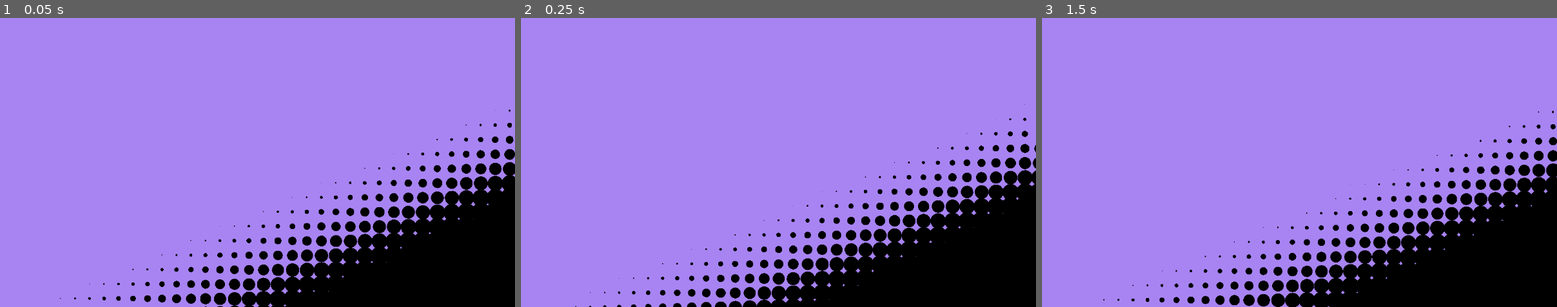
Above: before the commit, frames 1-3 (left to right).
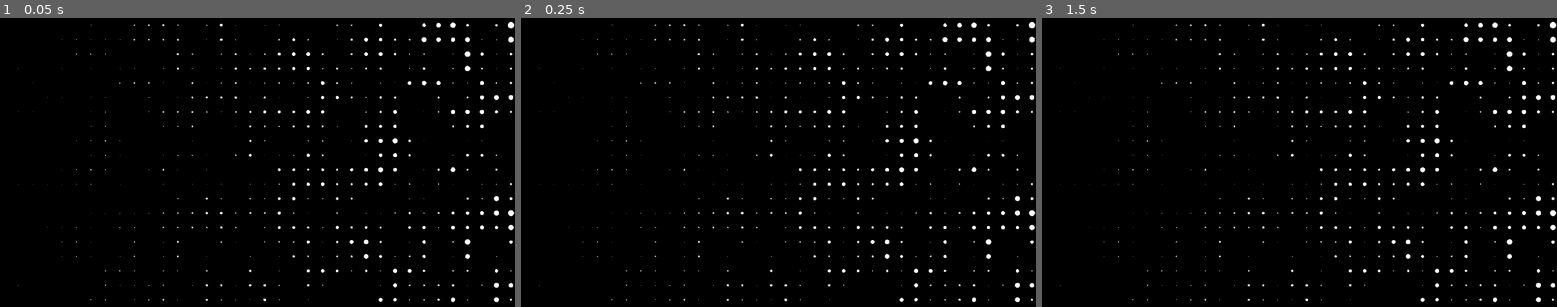
Above: after the commit, the same moments.

Repository: Neo-Ciber94/gdshaders_patterns
Game: Godot game, scene res://background.tscn
Same seed, same stepped clock (60 frames per second), same inputs: the game is played once before the commit and once after it.
Inputs (mouse positions are in pixels of both pictures, inside the frame that each line leads up to):
- Up to frame 1 (0.05 s): no input
- Up to frame 2 (0.25 s): no input
- Up to frame 3 (1.5 s): move the mouse to (1412, 148) at 0.52 s; move the mouse to (1196, 176) at 1.27 s

The runs differ from the first frame. In frame 1, 84% of the frame differs, in the area x 0-100%, y 0-100%; in frame 2, 83%; in frame 3, 84%.

Commit message:
Update noise based halftone shader

Diff:
--- a/background.tscn
+++ b/background.tscn
@@ -1,27 +1,32 @@
 [gd_scene load_steps=5 format=3 uid="uid://dmj5hb7v3evsu"]
 
-[ext_resource type="Shader" uid="uid://csbx65yxkja7p" path="res://shaders/halftone_03.gdshader" id="1_oabld"]
+[ext_resource type="Shader" uid="uid://c6ohqdh7rbq58" path="res://shaders/halftone_04.gdshader" id="1_oabld"]
 
-[sub_resource type="Gradient" id="Gradient_oabld"]
-colors = PackedColorArray(0, 0, 0, 1, 0.95897436, 0.95897436, 0.95897436, 1)
+[sub_resource type="FastNoiseLite" id="FastNoiseLite_oabld"]
+offset = Vector3(0, 998.85, 0)
+domain_warp_type = 2
+domain_warp_amplitude = 20.61
+domain_warp_frequency = 1.36
+domain_warp_fractal_type = 2
+domain_warp_fractal_lacunarity = 7.045
+domain_warp_fractal_gain = 1.955
 
-[sub_resource type="GradientTexture2D" id="GradientTexture2D_i7s6n"]
-gradient = SubResource("Gradient_oabld")
-fill_from = Vector2(0.65384614, 0.54273504)
-fill_to = Vector2(1, 1)
+[sub_resource type="NoiseTexture2D" id="NoiseTexture2D_i7s6n"]
+generate_mipmaps = false
+noise = SubResource("FastNoiseLite_oabld")
+seamless_blend_skirt = 1.0
 
-[sub_resource type="ShaderMaterial" id="ShaderMaterial_i7s6n"]
+[sub_resource type="ShaderMaterial" id="ShaderMaterial_splo0"]
 shader = ExtResource("1_oabld")
-shader_parameter/color_1 = Color(0.65882355, 0.5176471, 0.9529412, 1)
-shader_parameter/color_2 = Color(0, 0, 0, 1)
-shader_parameter/intensity_texture = SubResource("GradientTexture2D_i7s6n")
-shader_parameter/intenstity_falloff = Vector2(0.5, 0)
 shader_parameter/tiles = 20.0
-shader_parameter/speed = 2.0
-shader_parameter/offset = Vector2(1, 1)
+shader_parameter/radius = 0.25
+shader_parameter/intensity_texture = SubResource("NoiseTexture2D_i7s6n")
+shader_parameter/intensity_edge = 0.5
+shader_parameter/intensity_blend = 0.25
+shader_parameter/speed = Vector2(0.05, 0.05)
 
 [node name="Background" type="ColorRect"]
-material = SubResource("ShaderMaterial_i7s6n")
+material = SubResource("ShaderMaterial_splo0")
 anchors_preset = 15
 anchor_right = 1.0
 anchor_bottom = 1.0
--- /dev/null
+++ b/materials/gradient_halftone_material.tres
@@ -0,0 +1,22 @@
+[gd_resource type="ShaderMaterial" load_steps=4 format=3 uid="uid://cd38ydajgxgy6"]
+
+[ext_resource type="Shader" uid="uid://csbx65yxkja7p" path="res://shaders/halftone_03.gdshader" id="1_k3j6q"]
+
+[sub_resource type="Gradient" id="Gradient_oabld"]
+colors = PackedColorArray(0, 0, 0, 1, 0.95897436, 0.95897436, 0.95897436, 1)
+
+[sub_resource type="GradientTexture2D" id="GradientTexture2D_i7s6n"]
+gradient = SubResource("Gradient_oabld")
+fill_from = Vector2(0.6965812, 0.74358976)
+fill_to = Vector2(1, 1)
+
+[resource]
+shader = ExtResource("1_k3j6q")
+shader_parameter/color_1 = Color(0.65882355, 0.5176471, 0.9529412, 1)
+shader_parameter/color_2 = Color(0, 0, 0, 1)
+shader_parameter/intensity_texture = SubResource("GradientTexture2D_i7s6n")
+shader_parameter/intenstity_falloff = Vector2(0.5, 0)
+shader_parameter/rotation_degrees = 45.000000670554
+shader_parameter/tiles = 20.0
+shader_parameter/speed = 2.0
+shader_parameter/offset = Vector2(0.7, 0.7)
--- a/materials/circles_sdf_material.tres
+++ b/materials/shapes_halftone_material.tres
@@ -7,8 +7,8 @@
 shader_parameter/c1 = Color(0.65882355, 0.5176471, 0.9529412, 1)
 shader_parameter/c2 = Color(0, 0, 0, 1)
 shader_parameter/shape_type = 0
-shader_parameter/offset = Vector2(-10, -10)
-shader_parameter/radius = 0.9
-shader_parameter/speed = 3.0
-shader_parameter/amount = 10.0
-shader_parameter/radius_variation = 0.25
+shader_parameter/offset = Vector2(10, 0)
+shader_parameter/radius = 2.13999995216672
+shader_parameter/speed = 0.249999994412
+shader_parameter/amount = 20.000000298024
+shader_parameter/radius_variation = 0.1999999955296
--- a/shaders/halftone_03.gdshader
+++ b/shaders/halftone_03.gdshader
@@ -9,12 +9,20 @@
 uniform vec2 intenstity_falloff = vec2(0.5, 0.0);
 
 group_uniforms Movement;
+uniform float rotation_degrees: hint_range(0.0, 360, 0.1) = 0.0;
 uniform float tiles: hint_range(0, 100, 1) = 10;
 uniform float speed: hint_range(0.0, 10.0, 0.1) = 2.0;
 uniform vec2 offset = vec2(1.0, 0.0);
 
 float sdCircle(vec2 p, float r){
     return length(p) - r;
+}
+
+mat2 rotate2d(float _angle){
+	return mat2(
+		vec2(cos(_angle),-sin(_angle)),
+		vec2(sin(_angle),cos(_angle))
+	);
 }
 
 void fragment() {
@@ -26,6 +34,7 @@
 
     uv -= vec2(0.5);
     uv.x *= aspect_ratio;
+	uv *= rotate2d(radians(rotation_degrees));
 
     vec2 grid = uv * tiles;
 	vec2 uv_offset = offset * TIME * speed;
--- /dev/null
+++ b/shaders/halftone_04.gdshader
@@ -0,0 +1,55 @@
+shader_type canvas_item;
+
+uniform float tiles: hint_range(0.0, 500.0, 0.1) = 20.0;
+uniform float radius: hint_range(0.0, 1.0, 0.01) = 0.25;
+
+uniform sampler2D intensity_texture: repeat_enable;
+uniform float intensity_edge: hint_range(0.0, 1.0, 0.01) = 0.5;
+uniform float intensity_blend: hint_range(0.0, 1.0, 0.01) = 0.25;
+
+uniform vec2 speed = vec2(0.05);
+
+float sdCircle(vec2 p, float r){
+    return length(p) - r;
+}
+
+vec2 polar_coordinates(vec2 uv, vec2 center, float zoom, float repeat)
+{
+	vec2 dir = uv - center;
+	float r = length(dir) * 2.0;
+	float angle = atan(dir.y, dir.x) * 1.0/(3.1416 * 2.0);
+	return mod(vec2(r * zoom, angle * repeat), 1.0);
+}
+
+void fragment() {
+	vec2 uv = UV;
+	vec2 delta = fwidth(uv);
+	float aspect_ratio = delta.y / delta.x;
+
+	uv -= vec2(0.5);
+	uv.x *= aspect_ratio;
+
+	vec2 offset = vec2(TIME * speed);
+	// uv += offset;
+	//uv += vec2(length((UV - vec2(0.5))), 0.0) * TIME * 0.001;
+	//uv *= polar_coordinates(uv + vec2(TIME * 0.25), vec2(0.5), 0.5, 3.0);
+
+	vec2 grid = uv * tiles;
+    vec2 cell = floor(grid);
+	vec2 fract_uv = fract(grid) - vec2(0.5);
+
+  	vec2 cell_uv = (cell + 0.5) / tiles;
+    float intensity = texture(intensity_texture, cell_uv).r;
+
+	float i = smoothstep(
+		intensity_edge - intensity_blend,
+		intensity_edge + intensity_blend,
+		intensity
+	);
+
+	float r = radius * i * (UV.x * intensity);
+	float dist = sdCircle(fract_uv, r);
+
+	float d = step(dist, 0.0);
+	COLOR = vec4(vec3(d), 1.0);
+}
Not shown, added: shaders/halftone_04.gdshader.uid
